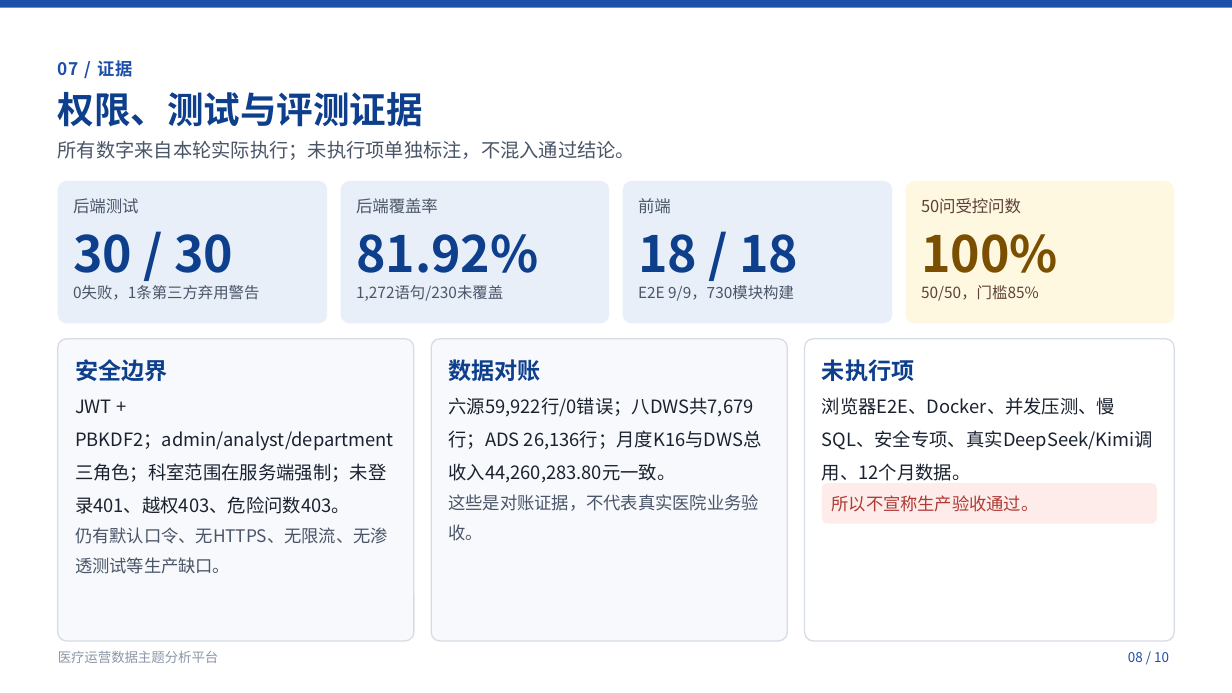
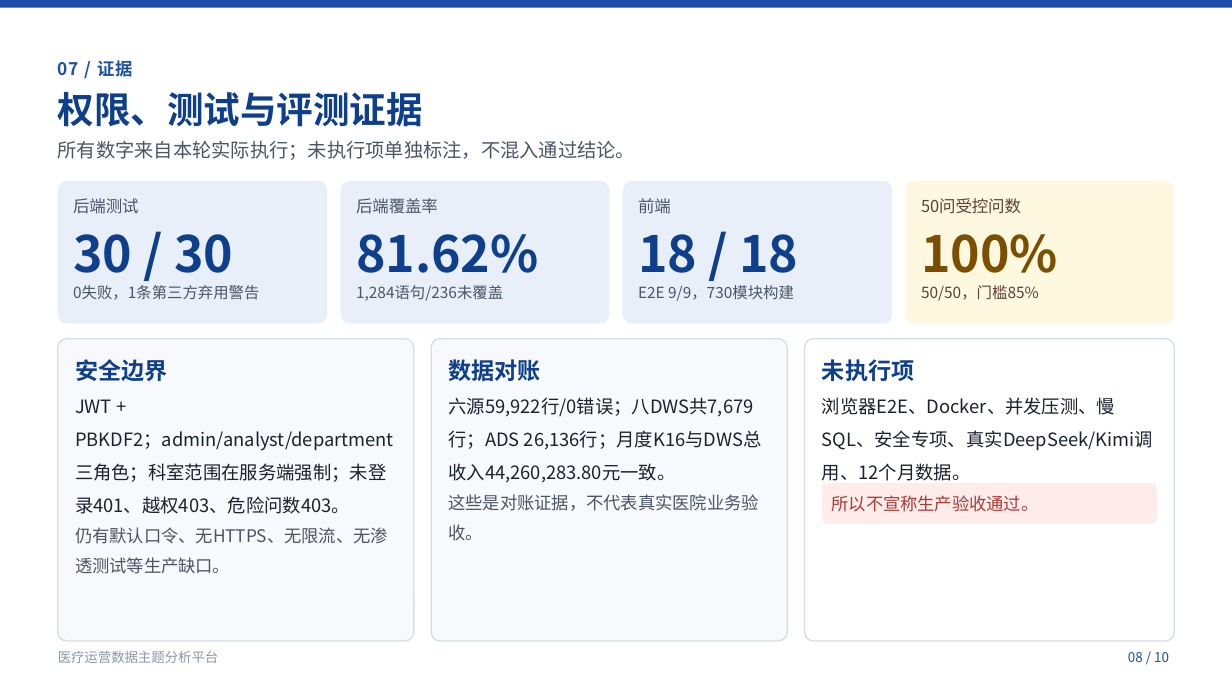
Before and after one commit to samouWu/medical-ops-analytics, a slide deck: slide 8 of docs/答辩材料/答辩材料.pptx. Drawn at 1232x693 pixels with LibreOffice and Linux fonts; fonts in the diff are those of the drawing. Boxes give left, top, right and bottom in pixels: in the first picture for what was removed or moved away, otherwise in the second. Text is boxed around its words. In the diff, an @@ line names an element or a change of style, - is before the commit and + after.

```diff
--- a/docs/答辩材料/答辩材料.pptx
+++ b/docs/答辩材料/答辩材料.pptx
@@ text at bbox=[356, 234, 539, 273]: text changed @@
-81.92%
+81.62%
@@ text at bbox=[356, 285, 503, 301]: text changed @@
-1,272语句/230未覆盖
+1,284语句/236未覆盖
```
Also in this commit, not shown: 20 other files.
